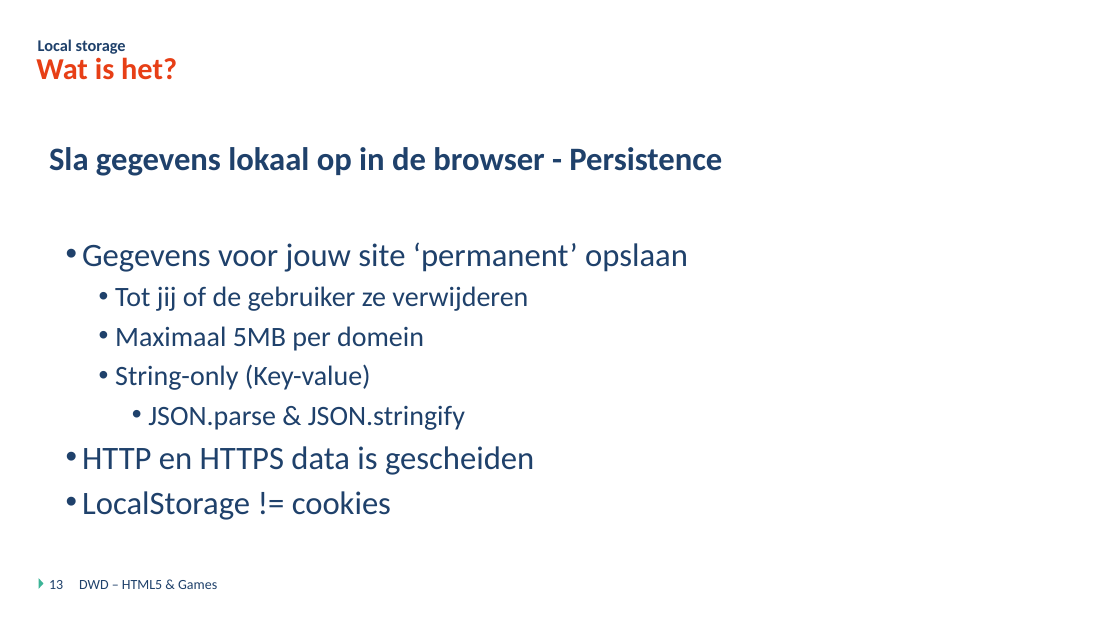
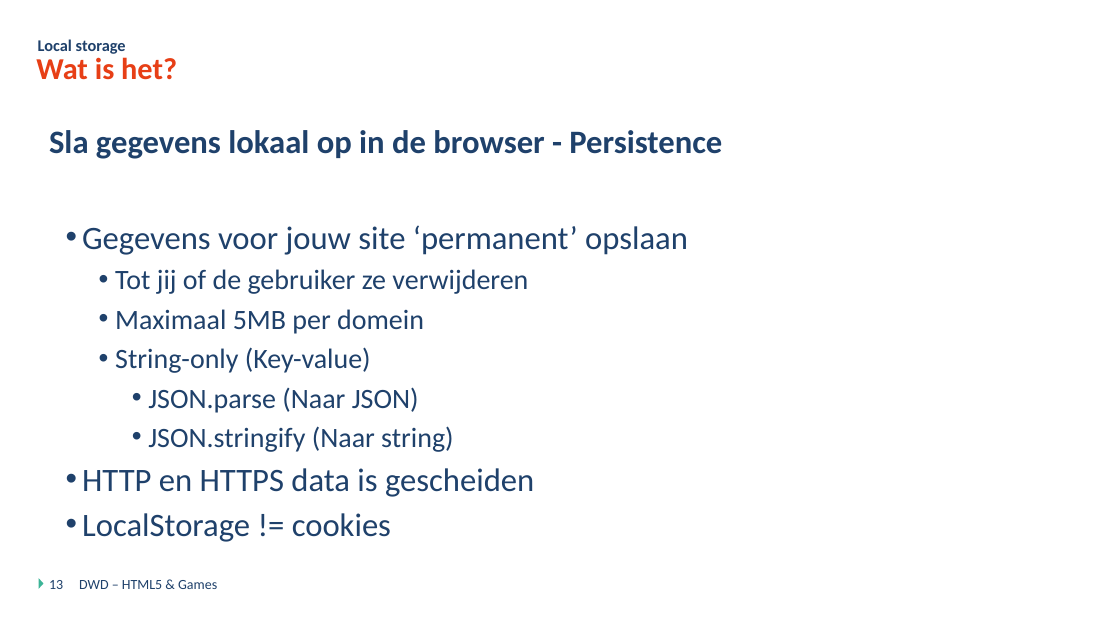
Before and after one commit to DmitriyVdE/Odisee_Bru_Dyn_Web_Dev_Opdracht, a slide deck: slide 13 of DWD - Javascript Games - Theorie.pptx. Drawn at 1120x630 pixels with LibreOffice and Linux fonts; fonts in the diff are those of the drawing; background and template pictures are left out. Boxes give left, top, right and bottom in pixels: in the first picture for what was removed or moved away, otherwise in the second. Text is boxed around its words. In the diff, an @@ line names an element or a change of style, - is before the commit and + after.

Commit message:
update ppt

```diff
--- a/DWD - Javascript Games - Theorie.pptx
+++ b/DWD - Javascript Games - Theorie.pptx
@@ text "Sla gegevens lokaal op in ...": place and size @@
-text "Sla gegevens lokaal op in ..." at [49,147,722,520]
+text "Sla gegevens lokaal op in ..." at [49,130,722,542]
@@ text at [148,387,453,452]: text changed @@
-      • JSON.parse & JSON.stringify
+      • JSON.parse (Naar JSON)
+      • JSON.stringify (Naar string)
```
Also in this commit, not shown: 1 other slide changed, 1 other file.
